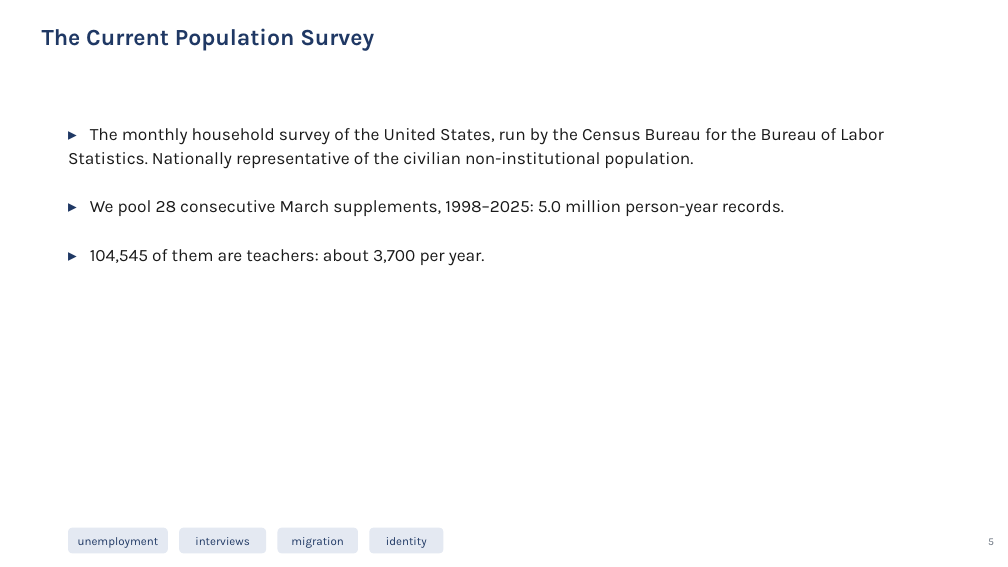
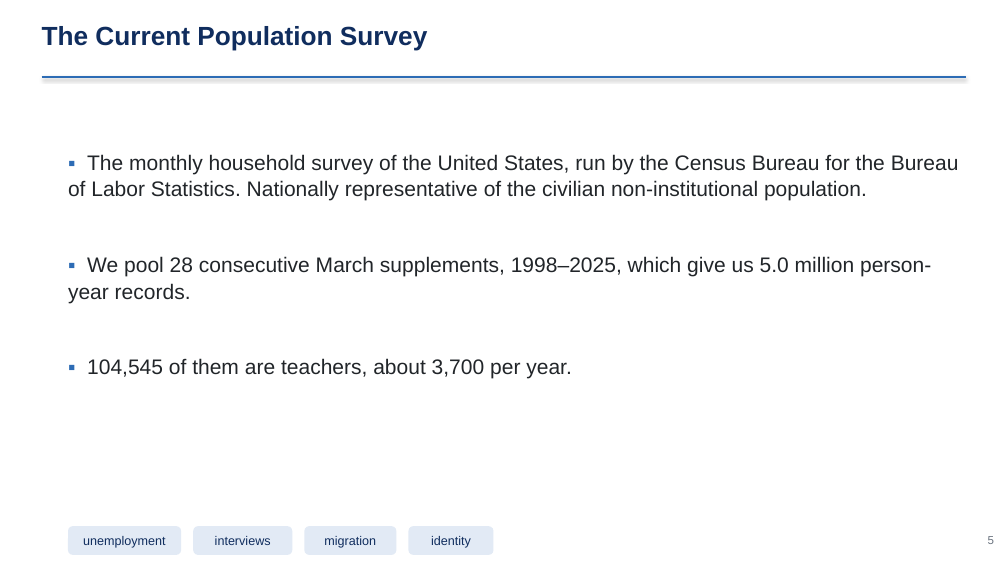
Before and after one commit to jedr1-ship-it/Alternative-Pathways----Quant, a slide deck: slide 5 of report/data_cluster/Proyect_US_cluster.pptx. Drawn at 1008x567 pixels with LibreOffice and Linux fonts; fonts in the diff are those of the drawing. Boxes give left, top, right and bottom in pixels: in the first picture for what was removed or moved away, otherwise in the second. Text is boxed around its words. In the diff, an @@ line names an element or a change of style, - is before the commit and + after.

```diff
--- a/report/data_cluster/Proyect_US_cluster.pptx
+++ b/report/data_cluster/Proyect_US_cluster.pptx
@@ text "The Current Population Survey" at (x1=42, y1=26, x2=427, y2=51): size 22 to 25 pt, font Karla to Arial, text colour #1F3864 to #102D5E @@
@@ line added from (42, 77) to (966, 77), #2D6CB5 2.2 pt @@
@@ text at (x1=68, y1=154, x2=959, y2=378): text changed; size 16.5 to 20 pt; font Karla to Arial; text colour #1A1A1A to #212529 @@
-▸ The monthly household survey of the United States, run by the Census Bureau for the Bureau of Labor Statistics. Nationally representative of the civilian non-institutional population.
-▸ We pool 28 consecutive March supplements, 1998–2025: 5.0 million person-year records.
-▸ 104,545 of them are teachers: about 3,700 per year.
+▪ The monthly household survey of the United States, run by the Census Bureau for the Bureau of Labor Statistics. Nationally representative of the civilian non-institutional population.
+▪ We pool 28 consecutive March supplements, 1998–2025, which give us 5.0 million person-year records.
+▪ 104,545 of them are teachers, about 3,700 per year.
@@ rounded rectangle "unemployment" resized from (x1=68, y1=528, x2=168, y2=554) to (x1=68, y1=526, x2=181, y2=555) @@
@@ rounded rectangle "interviews" resized from (x1=179, y1=528, x2=266, y2=554) to (x1=194, y1=526, x2=293, y2=555) @@
@@ rounded rectangle "migration" resized from (x1=278, y1=528, x2=358, y2=554) to (x1=305, y1=526, x2=397, y2=555) @@
@@ size 11 to 12 pt, font Karla to Arial, text colour #1F3864 to #102D5E; fill #E4E9F2 to #E2EAF5 in 4 elements at (x1=68, y1=526, x2=181, y2=555), (x1=194, y1=526, x2=293, y2=555), (x1=305, y1=526, x2=397, y2=555), (x1=408, y1=526, x2=493, y2=555) @@
@@ rounded rectangle "identity" resized from (x1=369, y1=528, x2=443, y2=554) to (x1=408, y1=526, x2=493, y2=555) @@
@@ text "5" at (x1=988, y1=536, x2=994, y2=544): size 10 to 11 pt, font Karla to Arial @@
```
Also in this commit, not shown: 45 other slides changed, 2 slides added, 1 slide removed, 18 other files.
